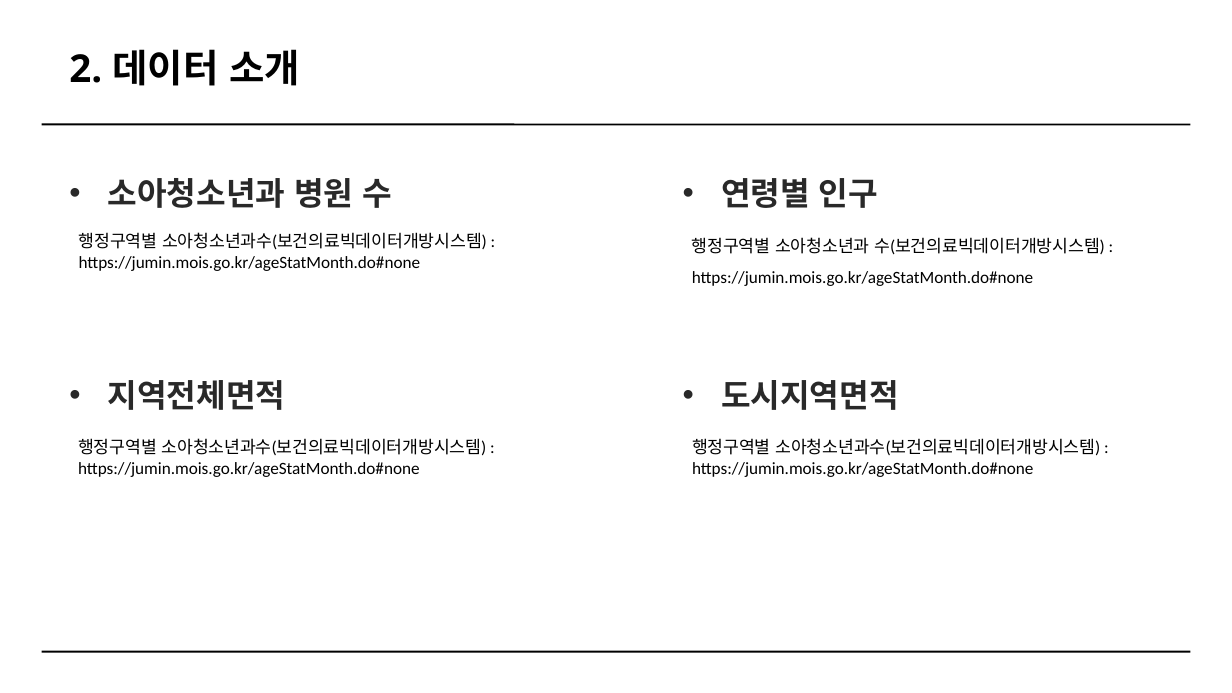
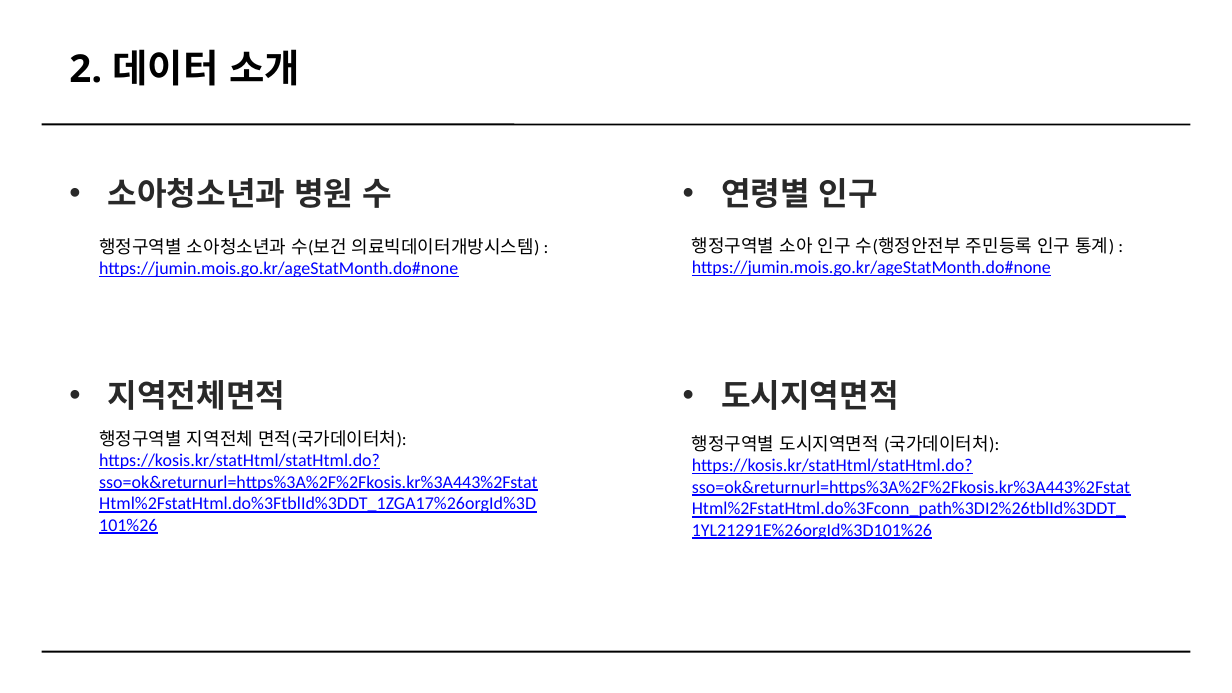
Before and after one commit to 25-SDA-team8/25-SDA-team8, a slide deck: slide 5 of docs/SDA_8조_발표자료.pptx. Drawn at 1232x693 pixels with LibreOffice and Linux fonts; fonts in the diff are those of the drawing. Boxes give left, top, right and bottom in pixels: in the first picture for what was removed or moved away, otherwise in the second. Text is boxed around its words. In the diff, an @@ line names an element or a change of style, - is before the commit and + after.

```diff
--- a/docs/SDA_8조_발표자료.pptx
+++ b/docs/SDA_8조_발표자료.pptx
@@ text at bbox=[99, 238, 540, 277]: text changed; size 13.3 to 14 pt; text colour #000000 to #0000FF @@
-행정구역별 소아청소년과수(보건의료빅데이터개방시스템) : https://jumin.mois.go.kr/ageStatMonth.do#none
+행정구역별 소아청소년과 수(보건 의료빅데이터개방시스템) : https://jumin.mois.go.kr/ageStatMonth.do#none
@@ text at bbox=[692, 237, 1114, 276]: text changed; size 13.3 to 14 pt; text colour #000000 to #0000FF @@
-행정구역별 소아청소년과 수(보건의료빅데이터개방시스템) : https://jumin.mois.go.kr/ageStatMonth.do#none
+행정구역별 소아 인구 수(행정안전부 주민등록 인구 통계) : https://jumin.mois.go.kr/ageStatMonth.do#none
@@ text at bbox=[99, 430, 537, 534]: text changed; size 13.3 to 14 pt; text colour #000000 to #0000FF @@
-행정구역별 소아청소년과수(보건의료빅데이터개방시스템) : https://jumin.mois.go.kr/ageStatMonth.do#none
+행정구역별 지역전체 면적(국가데이터처):
+https://kosis.kr/statHtml/statHtml.do?sso=ok&returnurl=https%3A%2F%2Fkosis.kr%3A443%2FstatHtml%2FstatHtml.do%3FtblId%3DDT_1ZGA17%26orgId%3D101%26
@@ text at bbox=[692, 435, 1130, 539]: text changed; size 13.3 to 14 pt; text colour #000000 to #0000FF @@
-행정구역별 소아청소년과수(보건의료빅데이터개방시스템) : https://jumin.mois.go.kr/ageStatMonth.do#none
+행정구역별 도시지역면적 (국가데이터처):
+https://kosis.kr/statHtml/statHtml.do?sso=ok&returnurl=https%3A%2F%2Fkosis.kr%3A443%2FstatHtml%2FstatHtml.do%3Fconn_path%3DI2%26tblId%3DDT_1YL21291E%26orgId%3D101%26
```
Also in this commit, not shown: 1 other slide changed, 3 other files.
